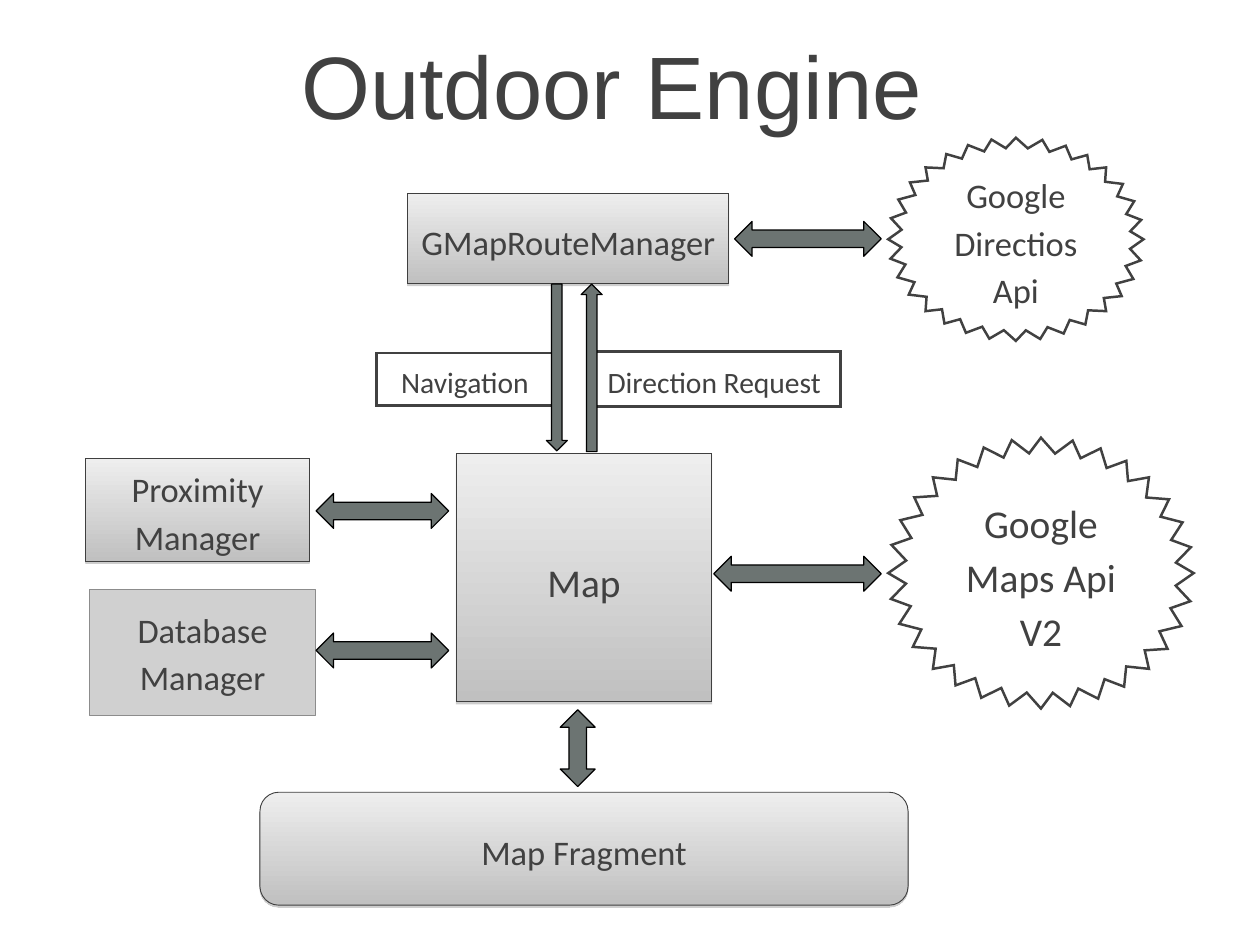
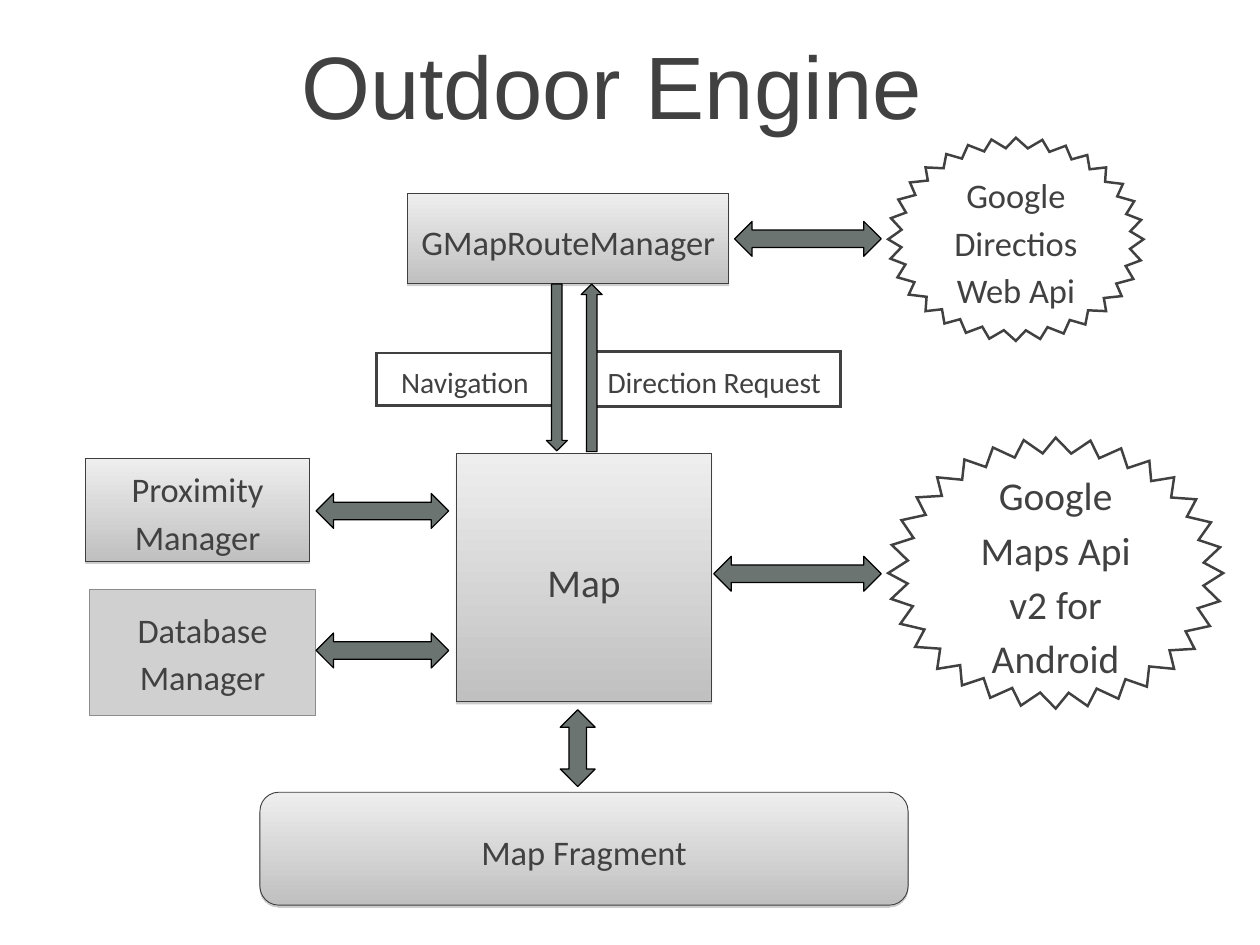
Before and after one commit to delchiaro/beaconav, a slide deck: slide 13 of documentation/presentazione.ppt. Drawn at 1260x945 pixels with LibreOffice and Linux fonts; fonts in the diff are those of the drawing; grey boxes stand for pictures; background and template pictures are left out. Boxes give left, top, right and bottom in pixels: in the first picture for what was removed or moved away, otherwise in the second. Text is boxed around its words. In the diff, an @@ line names an element or a change of style, - is before the commit and + after.

```diff
--- a/documentation/presentazione.ppt
+++ b/documentation/presentazione.ppt
@@ text in freeform shape at (954, 184, 1077, 309): text changed @@
-Google Directios Api
+Google Directios Web Api
@@ freeform shape "Google Maps Api v2 for ...": place and size @@
-freeform shape "Google Maps Api v2 for ..." at (888, 438, 1194, 709)
+freeform shape "Google Maps Api v2 for ..." at (888, 438, 1223, 709)
@@ text in freeform shape at (981, 482, 1130, 674): text changed @@
-Google Maps Api V2
+Google Maps Api v2 for Android
```
Also in this commit, not shown: 11 other slides changed, 3 slides added, 2 slides removed, 10 other files.
